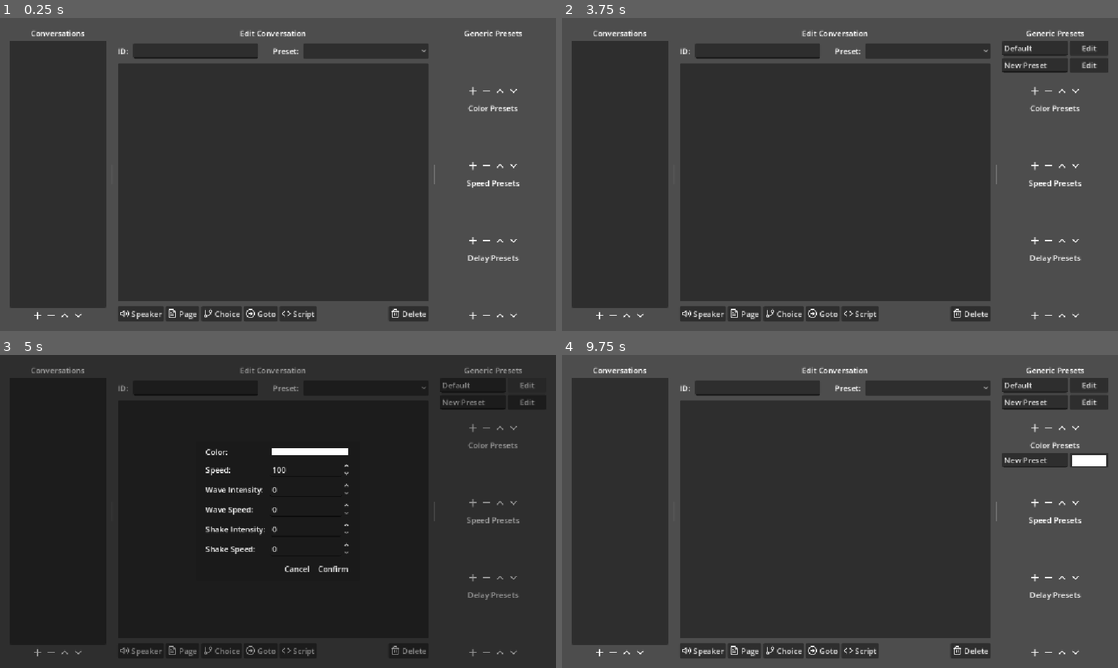
Above: before the commit, frames 1-4 (two rows, left to right).
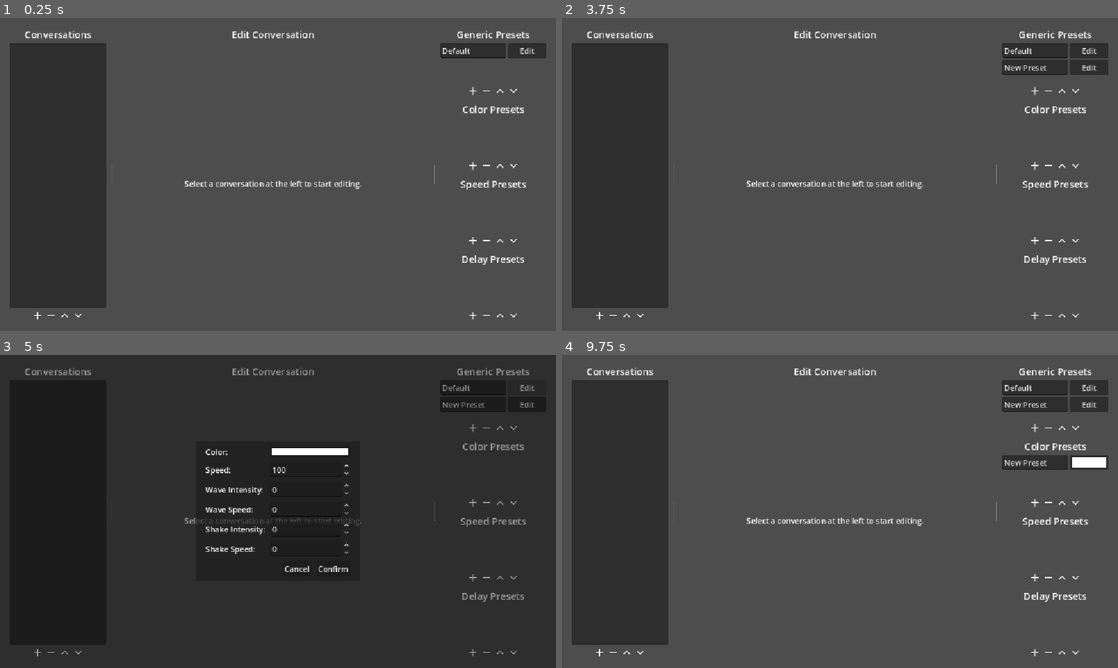
Above: after the commit, the same moments.

Repository: TheCheese42/rpg-dialog-editor
Game: Godot game, scene res://scenes/editor.tscn
Same seed, same stepped clock (60 frames per second), same inputs: the game is played once before the commit and once after it.
Inputs (mouse positions are in pixels of both pictures, inside the frame that each line leads up to):
- Up to frame 1 (0.25 s): no input
- Up to frame 2 (3.75 s): click (600, 315) at 0.5 s; click (612, 315) at 1.25 s; click (628, 315) at 2 s; click (639, 315) at 2.75 s; click (1034, 89) at 3.5 s
- Up to frame 3 (5 s): click "Edit" at 4.25 s
- Up to frame 4 (9.75 s): click "Confirm" at 5 s; click (701, 652) at 5.75 s, where only the run before the commit has a clickable "Speaker"; click "Edit" at 6.5 s; click "Confirm" at 7.25 s; click (745, 652) at 8 s, where only the run before the commit has a clickable "Page"; click (784, 652) at 8.75 s, where only the run before the commit has a clickable "Choice"; click (1034, 502) at 9.5 s

The runs differ from the first frame. In frame 1, 48% of the frame differs, in the area x 1-99%, y 3-97%; in frame 2, 48%; in frame 3, 1.9%; in frame 4, 49%.
Error after the commit: Unable to iterate on object of type 'bool'. (res://scripts/dialog_file.gd:17)

Commit message:
Finished main editor

Diff:
--- /dev/null
+++ b/assets/icons/play.svg
@@ -0,0 +1 @@
+<svg xmlns="http://www.w3.org/2000/svg" width="16" height="16" viewBox="0 0 24 24" fill="none" stroke="white" stroke-width="2" stroke-linecap="round" stroke-linejoin="round" class="feather feather-play"><polygon points="5 3 19 12 5 21 5 3"></polygon></svg>
--- a/project.godot
+++ b/project.godot
@@ -33,6 +33,14 @@
 window/stretch/mode="canvas_items"
 window/stretch/aspect="expand"
 
+[input]
+
+submit_page={
+"deadzone": 0.2,
+"events": [Object(InputEventKey,"resource_local_to_scene":false,"resource_name":"","device":-1,"window_id":0,"alt_pressed":false,"shift_pressed":true,"ctrl_pressed":false,"meta_pressed":false,"pressed":false,"keycode":0,"physical_keycode":4194309,"key_label":0,"unicode":0,"location":0,"echo":false,"script":null)
+]
+}
+
 [physics]
 
 3d/physics_engine="Jolt Physics"
--- a/scenes/editor.tscn
+++ b/scenes/editor.tscn
@@ -4,6 +4,7 @@
 [ext_resource type="Texture2D" uid="uid://11rm3mul8o70" path="res://assets/icons/plus.svg" id="1_q68jb"]
 [ext_resource type="Script" uid="uid://4bw8v0ghhy45" path="res://scripts/presets_bar.gd" id="1_xg7d5"]
 [ext_resource type="Texture2D" uid="uid://461axgs7yb4j" path="res://assets/icons/chevron-down.svg" id="2_pxqd5"]
+[ext_resource type="LabelSettings" uid="uid://b0kx0s3niec1y" path="res://theme/header_label.tres" id="2_q8l03"]
 [ext_resource type="Texture2D" uid="uid://djgncvjomwy28" path="res://assets/icons/minus.svg" id="2_xg7d5"]
 [ext_resource type="Texture2D" uid="uid://6u7pclq2qaxl" path="res://assets/icons/chevron-up.svg" id="3_xg7d5"]
 [ext_resource type="Script" uid="uid://nl8pupqgnqqh" path="res://scripts/main_editor.gd" id="6_5lcyj"]
@@ -11,6 +12,7 @@
 [ext_resource type="Texture2D" uid="uid://q7cgpra2wlkd" path="res://assets/icons/volume-2.svg" id="8_78fwb"]
 [ext_resource type="Script" uid="uid://7t77d0d7n37v" path="res://scripts/drag_button.gd" id="8_j8y2p"]
 [ext_resource type="Texture2D" uid="uid://dvwwbps35gv81" path="res://assets/icons/trash-2.svg" id="9_o435n"]
+[ext_resource type="Theme" uid="uid://hdtefxg65t2c" path="res://theme/content_theme.tres" id="10_8g6du"]
 [ext_resource type="Texture2D" uid="uid://b2ehj1vacwnck" path="res://assets/icons/file-text.svg" id="10_74j0u"]
 [ext_resource type="Texture2D" uid="uid://c83e7f4sxjfos" path="res://assets/icons/git-branch.svg" id="11_2w0at"]
 [ext_resource type="Texture2D" uid="uid://d03l1hqeyddyu" path="res://assets/icons/arrow-right-circle.svg" id="12_5tdu1"]
@@ -24,6 +26,7 @@
 anchor_bottom = 1.0
 grow_horizontal = 2
 grow_vertical = 2
+theme = ExtResource("10_8g6du")
 
 [node name="MarginContainer" type="MarginContainer" parent="." unique_id=293808962]
 layout_mode = 1
@@ -44,7 +47,7 @@
 split_offsets = PackedInt32Array(200, 224)
 split_offset = 200
 
-[node name="ConversationList" type="VBoxContainer" parent="MarginContainer/HSplitContainer" unique_id=1754030113]
+[node name="ConversationList" type="VBoxContainer" parent="MarginContainer/HSplitContainer" unique_id=1754030113 groups=["conversations_list"]]
 custom_minimum_size = Vector2(200, 0)
 layout_mode = 2
 script = ExtResource("1_eqbpn")
@@ -52,6 +55,7 @@
 [node name="Label" type="Label" parent="MarginContainer/HSplitContainer/ConversationList" unique_id=107578414]
 layout_mode = 2
 text = "Conversations"
+label_settings = ExtResource("2_q8l03")
 horizontal_alignment = 1
 
 [node name="ConversationList" type="ItemList" parent="MarginContainer/HSplitContainer/ConversationList" unique_id=931758416]
@@ -78,7 +82,7 @@
 layout_mode = 2
 texture_normal = ExtResource("2_pxqd5")
 
-[node name="MainEditor" type="VBoxContainer" parent="MarginContainer/HSplitContainer" unique_id=365575174]
+[node name="MainEditor" type="VBoxContainer" parent="MarginContainer/HSplitContainer" unique_id=365575174 groups=["main_editor"]]
 layout_mode = 2
 size_flags_horizontal = 3
 theme_override_constants/separation = 10
@@ -87,6 +91,14 @@
 [node name="Label" type="Label" parent="MarginContainer/HSplitContainer/MainEditor" unique_id=345977875]
 layout_mode = 2
 text = "Edit Conversation"
+label_settings = ExtResource("2_q8l03")
+horizontal_alignment = 1
+
+[node name="EmptyHintLabel" type="Label" parent="MarginContainer/HSplitContainer/MainEditor" unique_id=867247549]
+visible = false
+layout_mode = 2
+size_flags_vertical = 6
+text = "Select a conversation at the left to start editing."
 horizontal_alignment = 1
 
 [node name="HBoxContainer" type="HBoxContainer" parent="MarginContainer/HSplitContainer/MainEditor" unique_id=226213014]
@@ -177,6 +189,7 @@
 [node name="Label" type="Label" parent="MarginContainer/HSplitContainer/PresetsBar/VBoxContainer4" unique_id=29526977]
 layout_mode = 2
 text = "Generic Presets"
+label_settings = ExtResource("2_q8l03")
 horizontal_alignment = 1
 
 [node name="ScrollContainer" type="ScrollContainer" parent="MarginContainer/HSplitContainer/PresetsBar/VBoxContainer4" unique_id=2139512622]
@@ -217,6 +230,7 @@
 [node name="Label" type="Label" parent="MarginContainer/HSplitContainer/PresetsBar/VBoxContainer" unique_id=1277683511]
 layout_mode = 2
 text = "Color Presets"
+label_settings = ExtResource("2_q8l03")
 horizontal_alignment = 1
 
 [node name="ScrollContainer" type="ScrollContainer" parent="MarginContainer/HSplitContainer/PresetsBar/VBoxContainer" unique_id=800147718]
@@ -257,6 +271,7 @@
 [node name="Label2" type="Label" parent="MarginContainer/HSplitContainer/PresetsBar/VBoxContainer2" unique_id=1846619265]
 layout_mode = 2
 text = "Speed Presets"
+label_settings = ExtResource("2_q8l03")
 horizontal_alignment = 1
 
 [node name="ScrollContainer2" type="ScrollContainer" parent="MarginContainer/HSplitContainer/PresetsBar/VBoxContainer2" unique_id=919316235]
@@ -297,6 +312,7 @@
 [node name="Label3" type="Label" parent="MarginContainer/HSplitContainer/PresetsBar/VBoxContainer3" unique_id=5519049]
 layout_mode = 2
 text = "Delay Presets"
+label_settings = ExtResource("2_q8l03")
 horizontal_alignment = 1
 
 [node name="ScrollContainer3" type="ScrollContainer" parent="MarginContainer/HSplitContainer/PresetsBar/VBoxContainer3" unique_id=1964557799]
@@ -335,6 +351,12 @@
 [connection signal="pressed" from="MarginContainer/HSplitContainer/ConversationList/HBoxContainer/ConversationRemoveButton" to="MarginContainer/HSplitContainer/ConversationList" method="_on_conversation_remove_button_pressed"]
 [connection signal="pressed" from="MarginContainer/HSplitContainer/ConversationList/HBoxContainer/ConversationUpButton" to="MarginContainer/HSplitContainer/ConversationList" method="_on_conversation_up_button_pressed"]
 [connection signal="pressed" from="MarginContainer/HSplitContainer/ConversationList/HBoxContainer/ConversationDownButton" to="MarginContainer/HSplitContainer/ConversationList" method="_on_conversation_down_button_pressed"]
+[connection signal="focus_exited" from="MarginContainer/HSplitContainer/MainEditor/HBoxContainer/IDEdit" to="MarginContainer/HSplitContainer/MainEditor" method="_on_id_edit_focus_exited"]
+[connection signal="text_submitted" from="MarginContainer/HSplitContainer/MainEditor/HBoxContainer/IDEdit" to="MarginContainer/HSplitContainer/MainEditor" method="_on_id_edit_text_submitted"]
+[connection signal="item_selected" from="MarginContainer/HSplitContainer/MainEditor/HBoxContainer/PresetOption" to="MarginContainer/HSplitContainer/MainEditor" method="_on_preset_option_item_selected"]
+[connection signal="empty_clicked" from="MarginContainer/HSplitContainer/MainEditor/Tree" to="MarginContainer/HSplitContainer/MainEditor/Tree" method="_on_empty_clicked"]
+[connection signal="item_edited" from="MarginContainer/HSplitContainer/MainEditor/Tree" to="MarginContainer/HSplitContainer/MainEditor/Tree" method="_on_item_edited"]
+[connection signal="multi_selected" from="MarginContainer/HSplitContainer/MainEditor/Tree" to="MarginContainer/HSplitContainer/MainEditor/Tree" method="_on_multi_selected"]
 [connection signal="pressed" from="MarginContainer/HSplitContainer/MainEditor/HBoxContainer2/DeleteButton" to="MarginContainer/HSplitContainer/MainEditor/HBoxContainer2/DeleteButton" method="_on_pressed"]
 [connection signal="pressed" from="MarginContainer/HSplitContainer/PresetsBar/VBoxContainer4/HBoxContainer/GenericAddButton" to="MarginContainer/HSplitContainer/PresetsBar" method="_on_generic_add_button_pressed"]
 [connection signal="pressed" from="MarginContainer/HSplitContainer/PresetsBar/VBoxContainer4/HBoxContainer/GenericRemoveButton" to="MarginContainer/HSplitContainer/PresetsBar" method="_on_generic_remove_button_pressed"]
--- a/scenes/generic_preset_editor.tscn
+++ b/scenes/generic_preset_editor.tscn
@@ -1,6 +1,7 @@
 [gd_scene format=3 uid="uid://mact2ttl3d1v"]
 
 [ext_resource type="Script" uid="uid://dcedxc41xc7wb" path="res://scripts/generic_preset_editor.gd" id="1_qhb3s"]
+[ext_resource type="Theme" uid="uid://hdtefxg65t2c" path="res://theme/content_theme.tres" id="2_8g6qs"]
 
 [node name="GenericPresetEditor" type="CanvasLayer" unique_id=461616394]
 layer = 2
@@ -12,6 +13,7 @@
 anchor_bottom = 1.0
 grow_horizontal = 2
 grow_vertical = 2
+theme = ExtResource("2_8g6qs")
 color = Color(0, 0, 0, 0.39215687)
 
 [node name="CenterContainer" type="CenterContainer" parent="ColorRect" unique_id=1663769934]
--- a/scripts/conversation_list.gd
+++ b/scripts/conversation_list.gd
@@ -8,31 +8,38 @@
 
 func load_conversations(conversations: PackedStringArray) -> void:
 	Globals.conversations = conversations
-	_rebuild_ui()
+	rebuild_ui()
 
 
-func _rebuild_ui() -> void:
+func rebuild_ui() -> void:
 	conversation_list.clear()
-	for conversation: String in Globals.conversations:
-		conversation_list.add_item(conversation)
+	for conversation: DialogFile.Conversation in Globals.conversations:
+		conversation_list.add_item(str(conversation.id))
 
 
 func _on_conversation_add_button_pressed() -> void:
-	var new_name: String = "New Preset"
+	var conversation := DialogFile.Conversation.new()
+	var new_uid: String = "New Conversation"
 	var i: int = 1
-	while new_name in Globals.conversations:
-		new_name = "New Preset ({0})".format([i])
+	while true:
+		if conversation.id.set_id(new_uid):
+			break
+		new_uid = "New Conversation ({0})".format([i])
 		i += 1
-	Globals.conversations.append(new_name)
-	_rebuild_ui()
+	Globals.conversations.append(conversation)
+	rebuild_ui()
 	conversation_list.select(len(Globals.conversations) - 1)
+	get_tree().call_group(
+		"main_editor", "load_conversation", Globals.conversations[
+			len(Globals.conversations) - 1])
 
 
 func _on_conversation_remove_button_pressed() -> void:
 	var selected := conversation_list.get_selected_items()
 	if selected:
+		Globals.conversations[selected[0]].unregister()
 		Globals.conversations.remove_at(selected[0])
-	_rebuild_ui()
+	rebuild_ui()
 	get_tree().call_group("main_editor", "clear")
 
 
@@ -41,12 +48,12 @@
 	if selected:
 		if selected[0] == 0:
 			return
-		var swap: String = Globals.conversations[selected[0]]
+		var swap: DialogFile.Conversation = Globals.conversations[selected[0]]
 		Globals.conversations[selected[0]] = (
 			Globals.conversations[selected[0] - 1]
 		)
 		Globals.conversations[selected[0] - 1] = swap
-		_rebuild_ui()
+		rebuild_ui()
 		conversation_list.select(selected[0] - 1)
 
 
@@ -55,12 +62,12 @@
 	if selected:
 		if selected[0] == len(Globals.conversations) - 1:
 			return
-		var swap: String = Globals.conversations[selected[0]]
+		var swap: DialogFile.Conversation = Globals.conversations[selected[0]]
 		Globals.conversations[selected[0]] = (
 			Globals.conversations[selected[0] + 1]
 		)
 		Globals.conversations[selected[0] + 1] = swap
-		_rebuild_ui()
+		rebuild_ui()
 		conversation_list.select(selected[0] + 1)
 
 
--- a/scripts/conversation_tree.gd
+++ b/scripts/conversation_tree.gd
@@ -1,23 +1,28 @@
 class_name ConversationTree
 extends Tree
 
+signal conversation_changed(conversation: DialogFile.Conversation)
+
+@onready var speaker_button: DragButton = $"../HBoxContainer2/SpeakerButton"
+@onready var page_button: DragButton = $"../HBoxContainer2/PageButton"
+@onready var choice_button: DragButton = $"../HBoxContainer2/ChoiceButton"
+@onready var goto_button: DragButton = $"../HBoxContainer2/GotoButton"
+@onready var script_button: DragButton = $"../HBoxContainer2/ScriptButton"
+
 var _conversation: DialogFile.Conversation
 
 
 func _ready() -> void:
-	create_item().set_metadata(0, DialogFile.Conversation.new())
+	clear()
 
 
 func _get_drag_data(at_position: Vector2) -> Variant:
 	var item := get_item_at_position(at_position)
-	var next_child: TreeItem = get_next_selected(null)
-	var preview := VBoxContainer.new()
-	while next_child:
-		if get_root() == next_child.get_parent():
-			var label := Label.new()
-			label.text = next_child.get_text(0)
-			preview.add_child(label)
-		next_child = get_next_selected(next_child)
+	if not item:
+		return
+	var preview := Button.new()
+	preview.text = item.get_text(0)
+	preview.icon = item.get_icon(0)
 	set_drag_preview(preview)
 	return item
 
@@ -61,16 +66,28 @@
 
 
 func _drop_data(at_position: Vector2, data: Variant) -> void:
+	var item: TreeItem
+	var component: DialogFile.DialogComponent
 	if is_instance_of(data, DialogFile.DialogComponent):
 		# Dragged from button
-		var component: DialogFile.DialogComponent = data
-		data = create_item()
-		apply_component_to_item(data as TreeItem, component)
-	var item: TreeItem = data
+		component = data
+		item = get_root().create_child()
+		apply_component_to_item(item, component)
+		item.set_editable(0, true)
+	else:
+		item = data
+		component = item.get_metadata(0)
 	var drop_section := get_drop_section_at_position(at_position)
-	if drop_section == -100:
-		return
 	var other_item := get_item_at_position(at_position)
+	if other_item == null:
+		other_item = get_root()
+	var parent: TreeItem = item.get_parent()
+	var parent_component: DialogFile.DialogComponent = parent.get_metadata(0)
+	var parent_contents: Array = (parent_component.get("contents"))
+	if not is_instance_of(data, DialogFile.DialogComponent):
+		# This if statement is the last resort solution to prevent an error
+		# from showing up. Do not try to investigate.
+		parent_contents.erase(component)
 	match drop_section:
 		-1:  # Previous sibling
 			if other_item:
@@ -87,10 +104,62 @@
 			item.get_parent().remove_child(item)
 			other_item.add_child(item)
 
+	# Update model data
+	var new_parent: TreeItem = item.get_parent()
+	var new_parent_component: DialogFile.DialogComponent = (
+		new_parent.get_metadata(0))
+	var new_parent_contents: Array = (new_parent_component.get("contents"))
+	var pos: int = 0
+	for i: int in new_parent.get_child_count():
+		if new_parent.get_child(i) == item:
+			pos = i
+	new_parent_contents.insert(pos, component)
+
+	emit_signal("conversation_changed", _conversation)
+
+
+func _on_multi_selected(item: TreeItem, _column: int, selected: bool) -> void:
+	if not selected:
+		return
+	_update_children_recursively(get_root(), true)
+	var component: DialogFile.DialogComponent = item.get_metadata(0)
+	if is_instance_of(component, DialogFile.Speaker):
+		item.set_text(0, (component as DialogFile.Speaker).name)
+	elif is_instance_of(component, DialogFile.Page):
+		item.set_text(0, str((component as DialogFile.Page).id))
+	elif is_instance_of(component, DialogFile.Choice):
+		item.set_text(0, (component as DialogFile.Choice).text)
+	elif is_instance_of(component, DialogFile.Goto):
+		item.set_text(0, (component as DialogFile.Goto).target_id)
+	elif is_instance_of(component, DialogFile.Script_):
+		item.set_text(0, (component as DialogFile.Script_).script_id)
+
+
+func _on_item_edited() -> void:
+	_update_children_recursively(get_root())
+
+
+func _on_empty_clicked(_click_position: Vector2, _mouse_button_index: int) -> void:
+	var item: TreeItem = null
+	while true:
+		item = get_next_selected(item)
+		if not item:
+			break
+		item.set_text(0, str(item.get_metadata(0)))
+	deselect_all()
+
 
 func load_conversation(conversation: DialogFile.Conversation) -> void:
+	clear_conversation()
 	_conversation = conversation
+	_populate_tree(_conversation)
 	visible = true
+
+
+func clear_conversation() -> void:
+	clear()
+	_conversation = null
+	visible = false
 
 
 func free_selected() -> void:
@@ -107,3 +176,54 @@
 ) -> void:
 	item.set_metadata(0, component)
 	item.set_text(0, str(component))
+	if is_instance_of(component, DialogFile.Speaker):
+		item.set_icon(0, speaker_button.icon)
+	elif is_instance_of(component, DialogFile.Page):
+		item.set_icon(0, page_button.icon)
+	elif is_instance_of(component, DialogFile.Choice):
+		item.set_icon(0, choice_button.icon)
+	elif is_instance_of(component, DialogFile.Goto):
+		item.set_icon(0, goto_button.icon)
+	elif is_instance_of(component, DialogFile.Script_):
+		item.set_icon(0, script_button.icon)
+
+
+func _populate_tree(
+	component: DialogFile.DialogComponent,
+	parent: TreeItem = null,
+) -> void:
+	var item: TreeItem
+	if parent:
+		item = parent.create_child()
+	else:
+		item = create_item()
+	item.set_editable(0, true)
+	apply_component_to_item(item, component)
+	if component.get("contents"):
+		var contents: Array = component.get("contents")
+		for content: DialogFile.DialogComponent in contents:
+			_populate_tree(content, item)
+
+
+func _update_children_recursively(
+	item: TreeItem,
+	only_reset_text: bool = false,
+) -> void:
+	for child: TreeItem in item.get_children():
+		_update_children_recursively(child)
+		var component: DialogFile.DialogComponent = child.get_metadata(0)
+		if child.get_text(0) == str(component):
+			# Nothing changed
+			continue
+		if not only_reset_text:
+			if is_instance_of(component, DialogFile.Speaker):
+				(component as DialogFile.Speaker).name = child.get_text(0)
+			elif is_instance_of(component, DialogFile.Page):
+				(component as DialogFile.Page).id.set_id(child.get_text(0))
+			elif is_instance_of(component, DialogFile.Choice):
+				(component as DialogFile.Choice).text = child.get_text(0)
+			elif is_instance_of(component, DialogFile.Goto):
+				(component as DialogFile.Goto).target_id = child.get_text(0)
+			elif is_instance_of(component, DialogFile.Script_):
+				(component as DialogFile.Script_).script_id = child.get_text(0)
+		child.set_text(0, str(component))
--- a/scripts/dialog_file.gd
+++ b/scripts/dialog_file.gd
@@ -14,7 +14,8 @@
 	@abstract func _to_string() -> String
 
 	func unregister() -> void:
-		pass
+		for content: ConversationContent in (self.get("contents") or []):
+			content.unregister()
 
 
 class Conversation extends DialogComponent:
@@ -27,6 +28,7 @@
 		return str(id)
 
 	func unregister() -> void:
+		super.unregister()
 		id.unregister()
 
 
@@ -45,12 +47,13 @@
 class Page extends ConversationContent:
 	@export var id: DialogUID = DialogUID.new()
 	@export var text: String = ""
-	@export var choices: Array[Choice]
+	@export var contents: Array[Choice]
 
 	func _to_string() -> String:
-		return text
+		return "[{0}] {1}".format([id, text])
 
 	func unregister() -> void:
+		super.unregister()
 		id.unregister()
 
 
--- a/scripts/dialog_uid.gd
+++ b/scripts/dialog_uid.gd
@@ -14,6 +14,14 @@
 
 func _to_string() -> String:
 	return _uid
+
+
+func set_id(uid: String) -> bool:
+	## Returns whether setting was successful.
+	if _check_valid(uid):
+		_uid = uid
+		return true
+	return false
 
 
 func unregister() -> void:
--- a/scripts/drag_button.gd
+++ b/scripts/drag_button.gd
@@ -6,4 +6,4 @@
 
 func _get_drag_data(_at_position: Vector2) -> Variant:
 	set_drag_preview(duplicate() as Button)
-	return component
+	return component.duplicate(true)
--- a/scripts/globals.gd
+++ b/scripts/globals.gd
@@ -9,7 +9,7 @@
 	"shake_speed": 0,
 }
 
-var conversations: PackedStringArray = []
+var conversations: Array[DialogFile.Conversation] = []
 var generic_presets: Dictionary[String, Dictionary] = {
 	"Default": DEFAULT_GENERIC_PRESET
 }
--- a/scripts/main_editor.gd
+++ b/scripts/main_editor.gd
@@ -6,6 +6,13 @@
 @onready var choice_button: DragButton = $HBoxContainer2/ChoiceButton
 @onready var goto_button: DragButton = $HBoxContainer2/GotoButton
 @onready var script_button: DragButton = $HBoxContainer2/ScriptButton
+@onready var id_edit: LineEdit = $HBoxContainer/IDEdit
+@onready var preset_option: OptionButton = $HBoxContainer/PresetOption
+@onready var h_box_container: HBoxContainer = $HBoxContainer
+@onready var h_box_container_2: HBoxContainer = $HBoxContainer2
+@onready var empty_hint_label: Label = $EmptyHintLabel
+
+var _conversation: DialogFile.Conversation
 
 
 func _ready() -> void:
@@ -14,3 +21,51 @@
 	choice_button.component = DialogFile.Choice.new()
 	goto_button.component = DialogFile.Goto.new()
 	script_button.component = DialogFile.Script_.new()
+	clear()
+
+
+func load_conversation(conversation: DialogFile.Conversation) -> void:
+	_conversation = conversation
+	h_box_container.visible = true
+	h_box_container_2.visible = true
+	empty_hint_label.visible = false
+	id_edit.text = str(_conversation.id)
+	preset_option.selected = Globals.generic_preset_names.find(
+		_conversation.preset
+	) if _conversation.preset in Globals.generic_preset_names else 0
+	tree.load_conversation(_conversation)
+	update_generic_presets()
+
+
+func clear() -> void:
+	_conversation = null
+	h_box_container.visible = false
+	h_box_container_2.visible = false
+	empty_hint_label.visible = true
+	tree.clear_conversation()
+
+
+func update_generic_presets() -> void:
+	preset_option.clear()
+	for preset: String in Globals.generic_preset_names:
+		preset_option.add_item(preset)
+	preset_option.selected = Globals.generic_preset_names.find(
+		_conversation.preset
+	) if _conversation.preset in Globals.generic_preset_names else 0
+
+
+func _on_id_edit_text_submitted(new_text: String) -> void:
+	if new_text == str(_conversation.id):
+		return
+	if not _conversation.id.set_id(new_text):
+		id_edit.text = str(_conversation.id)
+	else:
+		get_tree().call_group("conversations_list", "rebuild_ui")
+
+
+func _on_id_edit_focus_exited() -> void:
+	_on_id_edit_text_submitted(id_edit.text)
+
+
+func _on_preset_option_item_selected(index: int) -> void:
+	_conversation.preset = Globals.generic_preset_names[index]
--- a/scripts/presets_bar.gd
+++ b/scripts/presets_bar.gd
@@ -24,19 +24,6 @@
 func _ready() -> void:
 	get_viewport().gui_focus_changed.connect(_on_focus_changed)
 	_on_focus_changed($"." as Control)  # Get rid of focus
-
-
-func load_presets(
-	color_presets: Dictionary[String, Color],
-	speed_presets: Dictionary[String, int],
-	delay_presets: Dictionary[String, int],
-) -> void:
-	Globals.color_presets = color_presets
-	Globals.color_preset_names = color_presets.keys()
-	Globals.speed_presets = speed_presets
-	Globals.speed_preset_names = speed_presets.keys()
-	Globals.delay_presets = delay_presets
-	Globals.delay_preset_names = delay_presets.keys()
 	_rebuild_ui()
 
 
@@ -294,6 +281,7 @@
 		Globals.generic_preset_names,
 		Globals.DEFAULT_GENERIC_PRESET,
 	)
+	get_tree().call_group("main_editor", "update_generic_presets")
 
 
 func _on_generic_remove_button_pressed() -> void:
@@ -301,11 +289,14 @@
 		_on_remove_button_pressed(
 			Globals.generic_presets, Globals.generic_preset_names
 		)
+	get_tree().call_group("main_editor", "update_generic_presets")
 
 
 func _on_generic_up_button_pressed() -> void:
 	_on_up_button_pressed(Globals.generic_preset_names)
+	get_tree().call_group("main_editor", "update_generic_presets")
 
 
 func _on_generic_down_button_pressed() -> void:
 	_on_down_button_pressed(Globals.generic_preset_names)
+	get_tree().call_group("main_editor", "update_generic_presets")
--- /dev/null
+++ b/theme/content_label.tres
@@ -0,0 +1,7 @@
+[gd_resource type="LabelSettings" format=3 uid="uid://dj3pwjxoivq5k"]
+
+[sub_resource type="SystemFont" id="SystemFont_aa8l6"]
+font_names = PackedStringArray("Noto Sans")
+
+[resource]
+font = SubResource("SystemFont_aa8l6")
--- /dev/null
+++ b/theme/content_theme.tres
@@ -0,0 +1,7 @@
+[gd_resource type="Theme" format=3 uid="uid://hdtefxg65t2c"]
+
+[sub_resource type="SystemFont" id="SystemFont_8g6du"]
+font_names = PackedStringArray("Noto Sans")
+
+[resource]
+default_font = SubResource("SystemFont_8g6du")
--- /dev/null
+++ b/theme/header_label.tres
@@ -0,0 +1,8 @@
+[gd_resource type="LabelSettings" format=3 uid="uid://b0kx0s3niec1y"]
+
+[sub_resource type="SystemFont" id="SystemFont_0u1f5"]
+font_names = PackedStringArray("Noto Sans")
+
+[resource]
+font = SubResource("SystemFont_0u1f5")
+font_size = 20
Not shown, added: assets/icons/play.svg.import
Not shown, added: scripts/page_editor.gd.uid
Not shown, added: ATTRIBUTIONS.md
